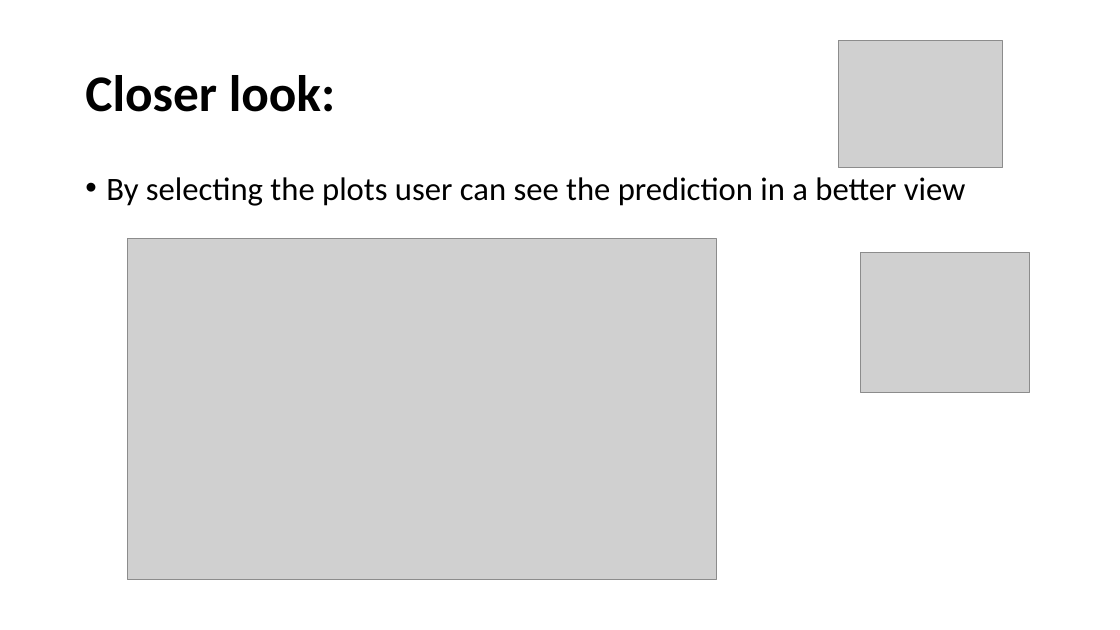
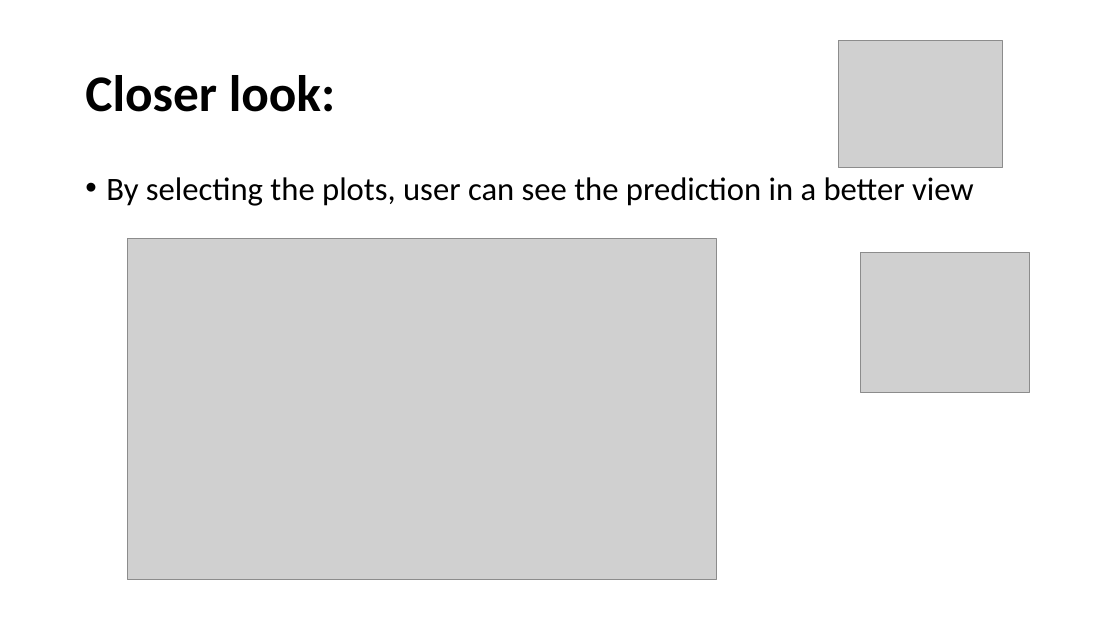
Before and after one commit to ahmadfarouk/FinalProject, a slide deck: slide 9 of Presentation.pptx. Drawn at 1120x630 pixels with LibreOffice and Linux fonts; fonts in the diff are those of the drawing; grey boxes stand for pictures. Boxes give left, top, right and bottom in pixels: in the first picture for what was removed or moved away, otherwise in the second. Text is boxed around its words. In the diff, an @@ line names an element or a change of style, - is before the commit and + after.

```diff
--- a/Presentation.pptx
+++ b/Presentation.pptx
@@ text at (106,177,974,206): text changed @@
-• By selecting the plots user can see the prediction in a better view
+• By selecting the plots, user can see the prediction in a better view
```
Also in this commit, not shown: 1 other slide changed.
